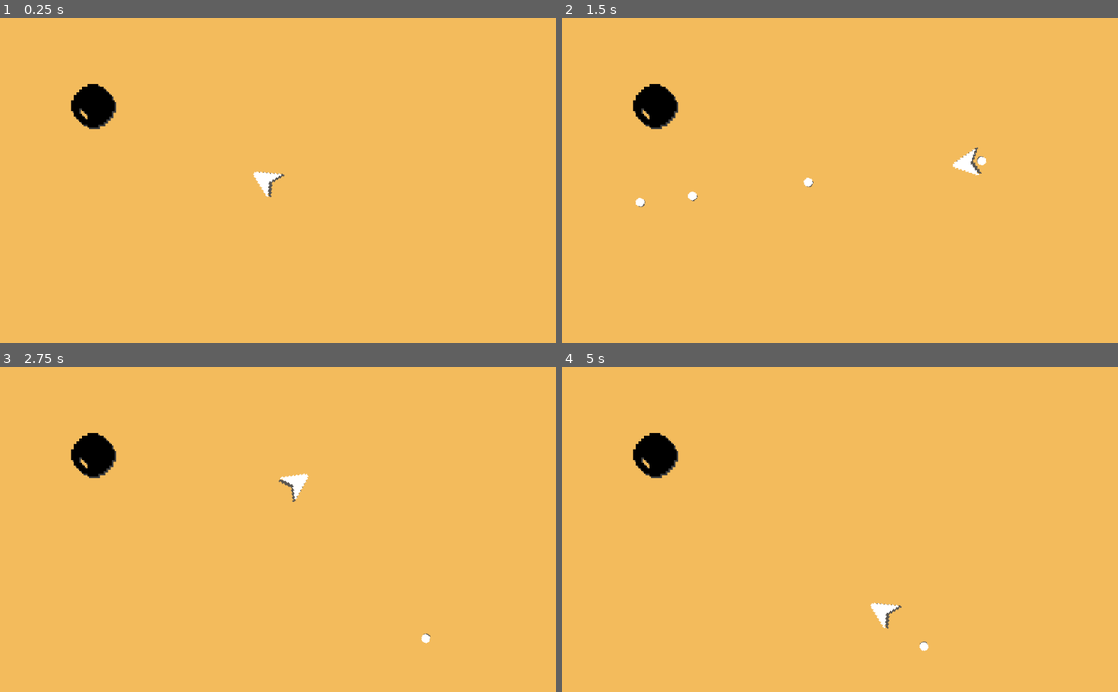
Above: before the commit, frames 1-4 (two rows, left to right).
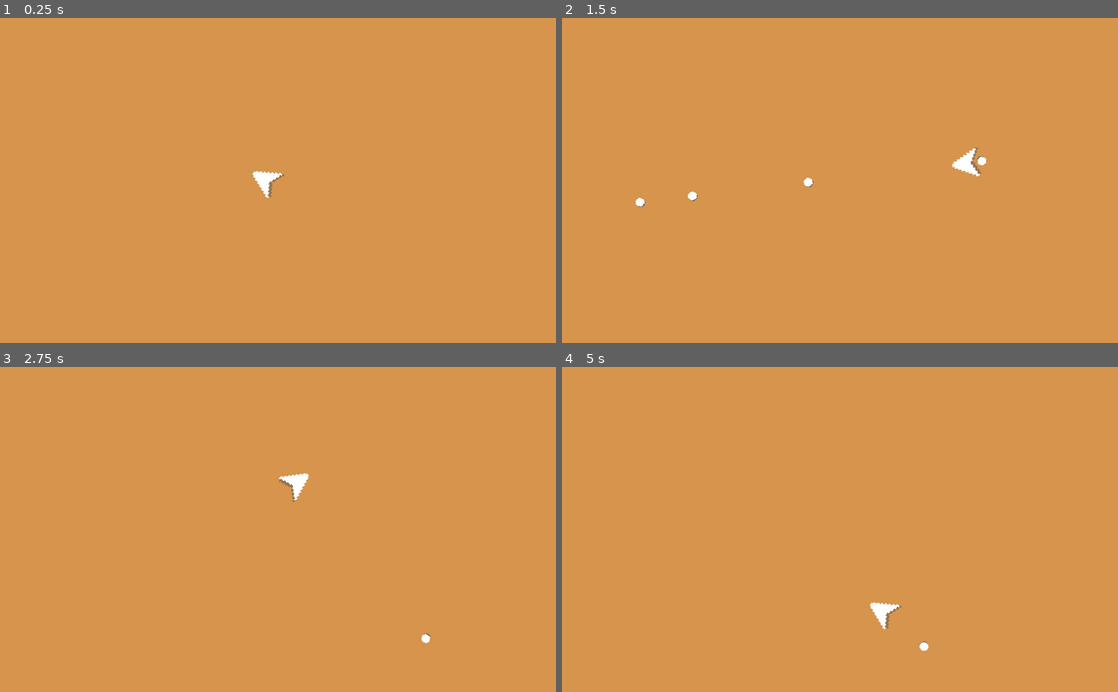
Above: after the commit, the same moments.

Repository: Daniel-Repository/Blast-Advance
Game: Godot game, scene res://Scenes/Main.tscn
The game is run twice, just before and just after one commit, with the same random seed, the same clock (stepped at 60 frames per second) and the same inputs.
Inputs (mouse positions are in pixels of both pictures, inside the frame that each line leads up to):
- Up to frame 1 (0.25 s): no input
- Up to frame 2 (1.5 s): tap Enter at 0.5 s; move the mouse to (962, 164) at 0.52 s; tap Space (ui_select) at 0.6, 0.77, 1.07, 1.35 s; move the mouse to (728, 196) at 1.27 s
- Up to frame 3 (2.75 s): tap Space (ui_select) at 1.52, 1.82, 2.1 s; move the mouse to (333, 458) at 2.02 s
- Up to frame 4 (5 s): move the mouse to (812, 594) at 2.77 s; tap Space (ui_select) at 2.85, 3.02, 3.32, 3.6, 3.77, 4.07, 4.35, 4.52, 4.82 s; move the mouse to (1006, 578) at 3.52 s; move the mouse to (673, 480) at 4.27 s

The runs differ from the first frame. In frame 1, 100% of the frame differs, in the area x 0-100%, y 0-100%; in frame 2, 100%; in frame 3, 100%; in frame 4, 100%.

Commit message:
Meteors spawn and move into play space

Diff:
--- /dev/null
+++ b/New Game Project/Scenes/Main.gd
@@ -0,0 +1,19 @@
+extends Node2D
+
+
+var meteor = preload("res://Scenes/Meteor1.tscn")
+
+# Called when the node enters the scene tree for the first time.
+func _ready() -> void:
+	pass # Replace with function body.
+
+
+# Called every frame. 'delta' is the elapsed time since the previous frame.
+#func _process(delta: float) -> void:
+#	pass
+
+
+func _on_SpawnTimer_timeout() -> void:
+	var m = meteor.instance()
+	m.start()
+	get_parent().add_child(m)
--- a/New Game Project/Scenes/Main.tscn
+++ b/New Game Project/Scenes/Main.tscn
@@ -3,11 +3,11 @@
 [ext_resource path="res://Assets/Player2.png" type="Texture" id=1]
 [ext_resource path="res://Assets/Player2Shadow.png" type="Texture" id=2]
 [ext_resource path="res://Scenes/Player.gd" type="Script" id=3]
-[ext_resource path="res://Scenes/Meteor1.tscn" type="PackedScene" id=4]
+[ext_resource path="res://Scenes/Main.gd" type="Script" id=4]
 
 [sub_resource type="Gradient" id=1]
 offsets = PoolRealArray( 1 )
-colors = PoolColorArray( 0.960784, 0.741176, 0.364706, 1 )
+colors = PoolColorArray( 0.84668, 0.586975, 0.30395, 1 )
 
 [sub_resource type="GradientTexture" id=2]
 gradient = SubResource( 1 )
@@ -16,6 +16,7 @@
 extents = Vector2( 5, 600 )
 
 [node name="Main" type="Node2D"]
+script = ExtResource( 4 )
 
 [node name="BackgroundColour" type="Sprite" parent="."]
 position = Vector2( 616, 346 )
@@ -35,6 +36,7 @@
 polygon = PoolVector2Array( 0, -22, -22, 17, -2, 7, 3, 7, 22, 18 )
 
 [node name="Shadow" type="Sprite" parent="Player"]
+modulate = Color( 1, 1, 1, 0.545098 )
 rotation = 1.5708
 scale = Vector2( 3, 3 )
 texture = ExtResource( 2 )
@@ -42,7 +44,7 @@
 
 [node name="Sprite" type="Sprite" parent="Player"]
 rotation = 1.5708
-scale = Vector2( 3, 3 )
+scale = Vector2( 3.19975, 3.15238 )
 texture = ExtResource( 1 )
 
 [node name="Walls" type="Node2D" parent="."]
@@ -89,5 +91,13 @@
 [node name="CollisionShape2D" type="CollisionShape2D" parent="Walls/Wall4"]
 shape = SubResource( 3 )
 
-[node name="Meteor1" parent="." instance=ExtResource( 4 )]
-position = Vector2( 171, 162 )
+[node name="SpawnTimer" type="Timer" parent="."]
+wait_time = 3.0
+autostart = true
+
+[node name="Camera2D" type="Camera2D" parent="."]
+anchor_mode = 0
+rotating = true
+zoom = Vector2( 5, 5 )
+
+[connection signal="timeout" from="SpawnTimer" to="." method="_on_SpawnTimer_timeout"]
--- /dev/null
+++ b/New Game Project/Scenes/Meteor.gd
@@ -0,0 +1,27 @@
+extends RigidBody2D
+
+export var speed = 300
+var rotationSpeed = 60
+var velocity = Vector2()
+var sideOptions
+var dirtocent
+
+# Called when the node enters the scene tree for the first time.
+func _ready() -> void:
+	look_at(Vector2(612,300))
+
+func start():
+	randomize()
+	var top = Vector2(rand_range(0, 1024), -150)
+	var bottom = Vector2(rand_range(0, 1024), 750)
+	var left = Vector2(-150, rand_range(0, 600))
+	var right = Vector2(1200, rand_range(0, 600))
+
+	sideOptions = [top, bottom, left, right]
+	position = sideOptions[rand_range(0,3)]
+	dirtocent = position.direction_to(Vector2(rand_range(200,900),rand_range(200,400)))
+	apply_central_impulse(dirtocent * rand_range(40,100))
+
+# Called every frame. 'delta' is the elapsed time since the previous frame.
+#func _process(delta: float) -> void:
+#	pass
--- a/New Game Project/Scenes/Meteor1.tscn
+++ b/New Game Project/Scenes/Meteor1.tscn
@@ -1,6 +1,6 @@
 [gd_scene load_steps=4 format=2]
 
-[ext_resource path="res://Assets/Meteor1.png" type="Texture" id=1]
+[ext_resource path="res://Scenes/Meteor.gd" type="Script" id=1]
 [ext_resource path="res://Assets/Meteor1Shadow.png" type="Texture" id=2]
 
 [sub_resource type="CircleShape2D" id=1]
@@ -9,16 +9,23 @@
 [node name="Meteor1" type="RigidBody2D"]
 collision_layer = 8
 collision_mask = 5
+mass = 0.42
+linear_damp = 0.0
+angular_velocity = 0.4
+angular_damp = 0.0
+script = ExtResource( 1 )
 
 [node name="CollisionShape2D" type="CollisionShape2D" parent="."]
 shape = SubResource( 1 )
+disabled = true
 
 [node name="Sprite2" type="Sprite" parent="."]
-modulate = Color( 0.247059, 0.247059, 0.247059, 1 )
-position = Vector2( 3, 3 )
+modulate = Color( 0.454902, 0.454902, 0.454902, 0.74902 )
+position = Vector2( 2.006, 1.987 )
 scale = Vector2( 5, 5 )
 texture = ExtResource( 2 )
 
 [node name="Sprite" type="Sprite" parent="."]
+modulate = Color( 0.25098, 0.25098, 0.25098, 1 )
 scale = Vector2( 5, 5 )
-texture = ExtResource( 1 )
+texture = ExtResource( 2 )
--- /dev/null
+++ b/New Game Project/Scenes/default_env.tres
@@ -0,0 +1,7 @@
+[gd_resource type="Environment" load_steps=2 format=2]
+
+[sub_resource type="ProceduralSky" id=1]
+
+[resource]
+background_mode = 2
+background_sky = SubResource( 1 )
